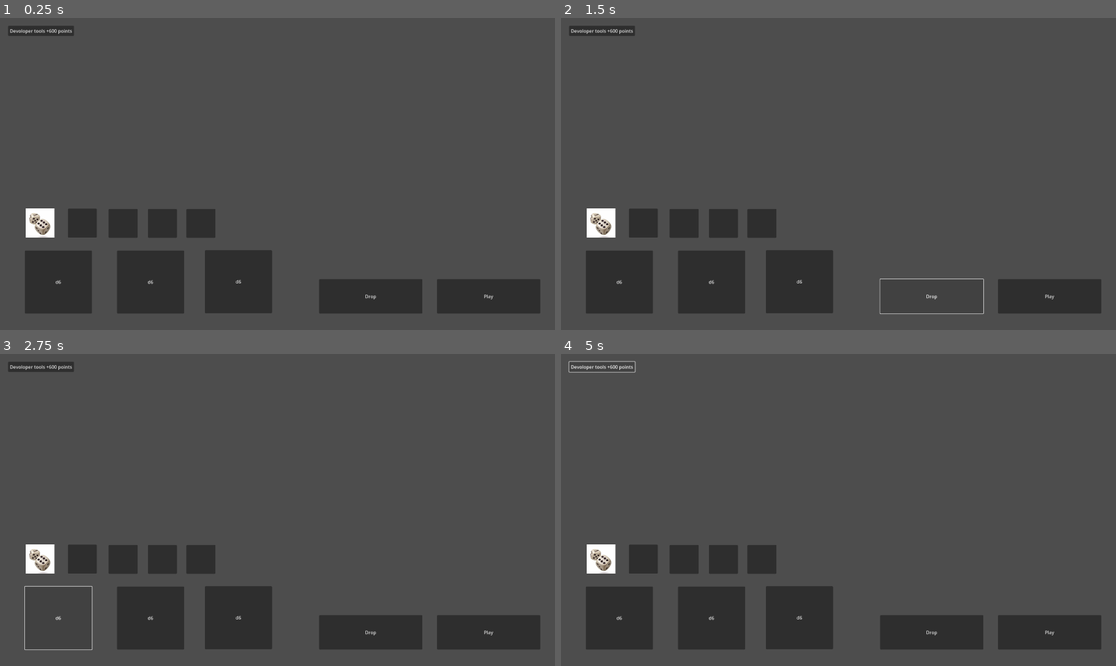
Above: before the commit, frames 1-4 (two rows, left to right).
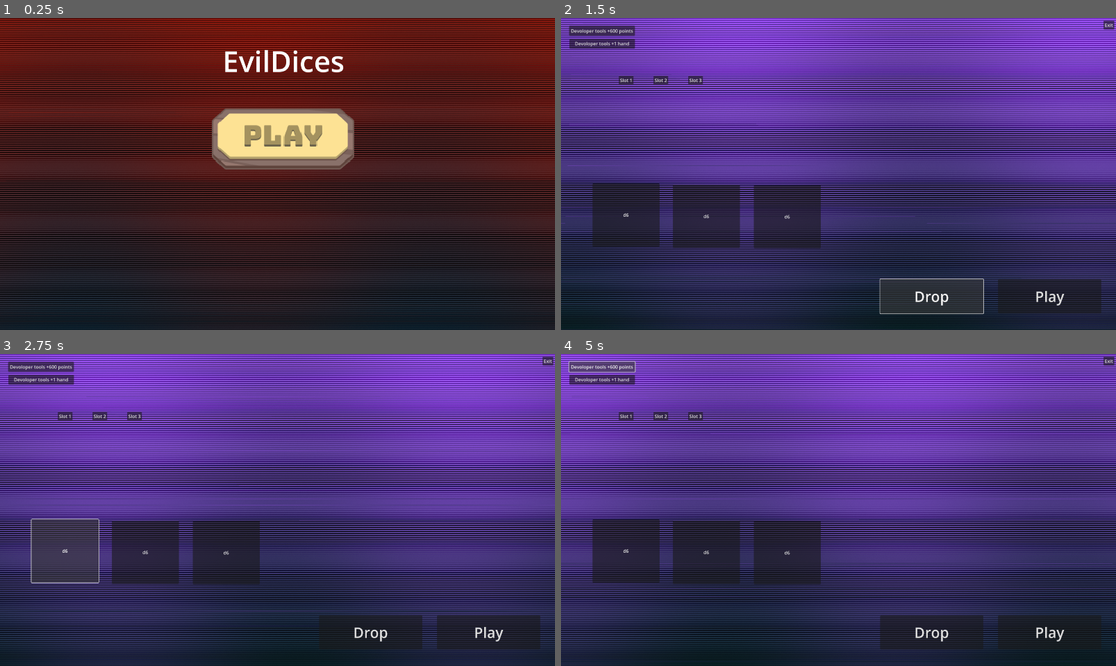
Above: after the commit, the same moments.

Repository: 1WarmKey/EvilDices
Game: Godot game, scene res://Scens/game_menu.tscn
Same seed, same stepped clock (60 frames per second), same inputs: the game is played once before the commit and once after it. Before the commit the project starts from res://game.tscn.
Inputs (mouse positions are in pixels of both pictures, inside the frame that each line leads up to):
- Up to frame 1 (0.25 s): no input
- Up to frame 2 (1.5 s): click (844, 139) at 0.52 s; click "Drop" at 1.25 s
- Up to frame 3 (2.75 s): click "d6" at 2 s
- Up to frame 4 (5 s): click "d6" at 2.75 s; click "d6" at 3.5 s; click "Devoloper tools +600 points" at 4.25 s

The runs differ from the first frame. In frame 1, 91% of the frame differs, in the area x 0-100%, y 0-100%; in frame 2, 94%; in frame 3, 94%; in frame 4, 94%.

Commit message:
Add generation button and theme

Diff:
--- /dev/null
+++ b/Scens/game.tscn
@@ -0,0 +1,120 @@
+[gd_scene load_steps=4 format=3 uid="uid://c1o5v205ixx2t"]
+
+[ext_resource type="Script" uid="uid://ca3s20ddiux8p" path="res://game.gd" id="1_hpuhf"]
+[ext_resource type="Shader" uid="uid://c36j7xh8lcki6" path="res://Scens/game_menu.gdshader" id="2_mdaqq"]
+
+[sub_resource type="ShaderMaterial" id="ShaderMaterial_hpuhf"]
+shader = ExtResource("2_mdaqq")
+shader_parameter/time_speed = 12.0
+shader_parameter/glitch_intensity = 1.0
+shader_parameter/line_thickness = 0.75
+shader_parameter/base_color1 = Color(0.585308, 0.316692, 0.920915, 1)
+shader_parameter/base_color2 = Color(0.0852908, 0.163732, 0.22398, 1)
+shader_parameter/scanline_color = Color(0.728058, 0.816159, 0.867173, 0.08)
+
+[node name="Game" type="Node2D"]
+script = ExtResource("1_hpuhf")
+metadata/_edit_horizontal_guides_ = [1023.0]
+metadata/_edit_vertical_guides_ = [985.0, -1336.0]
+
+[node name="ColorRect" type="ColorRect" parent="."]
+material = SubResource("ShaderMaterial_hpuhf")
+offset_left = -5.0
+offset_top = -28.0
+offset_right = 1945.0
+offset_bottom = 1105.0
+
+[node name="PointsLabel" type="Label" parent="."]
+offset_left = 814.0
+offset_top = 190.0
+offset_right = 1160.0
+offset_bottom = 327.0
+theme_override_font_sizes/font_size = 50
+horizontal_alignment = 1
+vertical_alignment = 1
+text_direction = 3
+
+[node name="FinalLabel" type="Label" parent="."]
+offset_left = 813.0
+offset_top = 406.0
+offset_right = 1159.0
+offset_bottom = 543.0
+theme_override_font_sizes/font_size = 50
+horizontal_alignment = 1
+vertical_alignment = 1
+text_direction = 3
+
+[node name="Button_play" type="Button" parent="."]
+offset_left = 1512.0
+offset_top = 904.0
+offset_right = 1869.0
+offset_bottom = 1023.0
+theme_override_font_sizes/font_size = 50
+text = "Play"
+icon_alignment = 1
+
+[node name="Button_drop" type="Button" parent="."]
+offset_left = 1104.0
+offset_top = 904.0
+offset_right = 1461.0
+offset_bottom = 1023.0
+theme_override_font_sizes/font_size = 50
+text = "Drop"
+icon_alignment = 1
+
+[node name="Button1" type="Button" parent="."]
+offset_left = 109.0
+offset_top = 573.0
+offset_right = 341.0
+offset_bottom = 791.0
+text = "d6"
+
+[node name="Button2" type="Button" parent="."]
+offset_left = 387.0
+offset_top = 578.0
+offset_right = 619.0
+offset_bottom = 796.0
+text = "d6"
+
+[node name="Button3" type="Button" parent="."]
+offset_left = 667.0
+offset_top = 579.0
+offset_right = 899.0
+offset_bottom = 797.0
+text = "d6"
+
+[node name="Devoloper tools" type="Button" parent="."]
+offset_left = 28.0
+offset_top = 27.0
+offset_right = 256.0
+offset_bottom = 62.0
+text = "Devoloper tools +600 points"
+
+[node name="LabelRound" type="Label" parent="."]
+offset_left = 893.0
+offset_top = 61.0
+offset_right = 1079.0
+offset_bottom = 172.0
+theme_override_font_sizes/font_size = 50
+
+[node name="Exit_button" type="Button" parent="."]
+offset_left = 1877.0
+offset_top = 9.0
+offset_right = 1913.0
+offset_bottom = 38.0
+text = "Exit
+"
+
+[node name="Devoloper tools2" type="Button" parent="."]
+offset_left = 29.0
+offset_top = 72.0
+offset_right = 256.0
+offset_bottom = 106.0
+text = "Devoloper tools +1 hand"
+
+[connection signal="pressed" from="Button_play" to="." method="_on_button_play_pressed"]
+[connection signal="pressed" from="Button_drop" to="." method="_on_button_drop_pressed"]
+[connection signal="button_down" from="Button1" to="." method="_on_button_1_button_down"]
+[connection signal="pressed" from="Devoloper tools" to="." method="_on_devoloper_tools_pressed"]
+[connection signal="pressed" from="Exit_button" to="." method="_on_exit_button_pressed"]
+[connection signal="pressed" from="Devoloper tools2" to="." method="_on_devoloper_tools_2_pressed"]
--- /dev/null
+++ b/Scens/game_menu.gdshader
@@ -0,0 +1,39 @@
+shader_type canvas_item;
+
+uniform float time_speed = 0.5;
+uniform float glitch_intensity = 0.015;
+uniform float line_thickness = 3.5;
+
+uniform vec4 base_color1 : source_color = vec4(0.2, 0.3, 0.4, 1.0); // мягкий синий
+uniform vec4 base_color2 : source_color = vec4(0.1, 0.15, 0.2, 1.0); // глубокий фиолет
+uniform vec4 scanline_color : source_color = vec4(0.8, 0.8, 0.8, 0.08); // почти прозрачный белый
+
+float rand(vec2 co) {
+	return fract(sin(dot(co.xy, vec2(12.9898, 78.233))) * 43758.5453);
+}
+
+void fragment() {
+	vec2 uv = UV;
+
+	// мягкое движение фона
+	float wave = sin(uv.y * 10.0 + TIME * time_speed) * 0.02;
+	uv.x += wave;
+
+	// случайные глитчи (резкие сдвиги)
+	float glitch = step(0.98, rand(vec2(TIME * 3.0, uv.y))) * glitch_intensity;
+	uv.x += glitch;
+
+	// основной градиентный фон
+	vec4 col = mix(base_color1, base_color2, uv.y + 0.1 * sin(TIME + uv.x * 10.0));
+
+	// VHS горизонтальные сканлайны
+	float scanline = sin(uv.y * 1000.0) * 0.5 + 0.5;
+	scanline = pow(scanline, 15.0); // усиление контраста
+	col.rgb -= scanline * scanline_color.rgb;
+
+	// лёгкий шум
+	float noise = rand(uv * 50.0 + TIME * 0.5);
+	col.rgb += noise * 0.01;
+
+	COLOR = col;
+}
--- /dev/null
+++ b/Scens/game_menu.tscn
@@ -0,0 +1,53 @@
+[gd_scene load_steps=6 format=3 uid="uid://bthlnmmms048"]
+
+[ext_resource type="Script" uid="uid://dt83s7iup6n1q" path="res://game_menu.gd" id="1_kpbuc"]
+[ext_resource type="Shader" uid="uid://c36j7xh8lcki6" path="res://Scens/game_menu.gdshader" id="2_as202"]
+[ext_resource type="Texture2D" uid="uid://u25dp4x6ht6v" path="res://Assets/Default.png" id="3_k08yp"]
+[ext_resource type="Texture2D" uid="uid://c7mmgtogprqks" path="res://Assets/Hover.png" id="4_f846e"]
+
+[sub_resource type="ShaderMaterial" id="ShaderMaterial_fpgih"]
+shader = ExtResource("2_as202")
+shader_parameter/time_speed = 12.0
+shader_parameter/glitch_intensity = 1.0
+shader_parameter/line_thickness = 0.75
+shader_parameter/base_color1 = Color(0.528441, 0.112665, 0.0709756, 1)
+shader_parameter/base_color2 = Color(0.1, 0.15, 0.2, 1)
+shader_parameter/scanline_color = Color(0.728058, 0.816159, 0.867173, 0.08)
+
+[node name="Game_menu" type="Node2D"]
+script = ExtResource("1_kpbuc")
+
+[node name="ColorRect" type="ColorRect" parent="."]
+material = SubResource("ShaderMaterial_fpgih")
+offset_left = -5.0
+offset_top = -28.0
+offset_right = 1945.0
+offset_bottom = 1105.0
+
+[node name="Label" type="Label" parent="."]
+anchors_preset = 5
+anchor_left = 0.5
+anchor_right = 0.5
+offset_left = 618.0
+offset_top = 80.0
+offset_right = 1345.0
+offset_bottom = 184.0
+grow_horizontal = 2
+size_flags_horizontal = 4
+size_flags_vertical = 1
+theme_override_font_sizes/font_size = 100
+text = "EvilDices"
+horizontal_alignment = 1
+vertical_alignment = 1
+
+[node name="TextureButton" type="TextureButton" parent="."]
+texture_filter = 3
+offset_left = 733.0
+offset_top = 251.0
+offset_right = 1225.0
+offset_bottom = 587.0
+texture_normal = ExtResource("3_k08yp")
+texture_hover = ExtResource("4_f846e")
+stretch_mode = 5
+
+[connection signal="pressed" from="TextureButton" to="." method="_on_texture_button_pressed"]
--- a/game.gd
+++ b/game.gd
@@ -10,6 +10,10 @@
 var round := 0
 #Номер финального раунда
 var final_round := 20
+#Количсетво рук
+var hand_point := 3
+var previous_hand_point := 0
+var button_container : Node2D
 
 #Словарь с кубиками
 var dcie_dict := {
@@ -47,11 +51,14 @@
 		return
 
 	for id in pressed_buttons:
-		var roll = dices(6)
+		var roll = dices(6) # сюда должна передоваться сторна кубика
 		points += roll
 		print("Кубик ", id, " выдал:", roll, " очков!")
 	$PointsLabel.text = "Очки: %d" % points + " из 666"
 	print("Итого очков:", points)
+
+
+
 
 
 #Выборка всех кнопок
@@ -59,6 +66,8 @@
 	$Button1.pressed.connect(Callable(self, "_on_button_pressed").bind(1))
 	$Button2.pressed.connect(Callable(self, "_on_button_pressed").bind(2))
 	$Button3.pressed.connect(Callable(self, "_on_button_pressed").bind(3))
+	button_container = Node2D.new()
+	add_child(button_container)
 
 
 #Вжатие кнопок и добавление в массив
@@ -92,3 +101,33 @@
 
 func _on_devoloper_tools_pressed() -> void:
 	points =+ 600
+
+func _on_devoloper_tools_2_pressed() -> void:
+	hand_point += 1
+	print("Теперь hand_point:", hand_point)
+
+
+#Плохая практика, процеес выполняется без прерывно проверя увеличилась ли рука нужно будет сделать что бы только если руку увеличило проверялось
+func _process(_delta):
+	if hand_point > previous_hand_point:
+		for i in range(previous_hand_point, hand_point):
+			spawn_button(i)
+		previous_hand_point = hand_point
+
+func spawn_button(index: int):
+	var btn := Button.new()
+	btn.text = "Slot %d" % (index + 1)
+	btn.position = Vector2(200 + index * 120, 200)
+	btn.pressed.connect(func():
+		_on_dynamic_button_pressed(index)
+		)
+	button_container.add_child(btn)
+
+func _on_dynamic_button_pressed(index):
+	print("Нажата кнопка №%d" % (index + 1))
+
+
+func _on_exit_button_pressed() -> void:
+	print("Yes")
+	var menuScene = load("res://Scens/game_menu.tscn")
+	get_tree().change_scene_to_packed(menuScene)
--- a/game.tscn
+++ /dev/null
@@ -1,118 +0,0 @@
-[gd_scene load_steps=4 format=3 uid="uid://c1o5v205ixx2t"]
-
-[ext_resource type="Script" uid="uid://ca3s20ddiux8p" path="res://game.gd" id="1_80nbo"]
-[ext_resource type="PackedScene" path="res://texture_rect.tscn" id="2_fc0e3"]
-[ext_resource type="Texture2D" uid="uid://cn1ric8te6wft" path="res://Assets/d6.png" id="2_feb5d"]
-
-[node name="Game" type="Node2D"]
-script = ExtResource("1_80nbo")
-metadata/_edit_horizontal_guides_ = [1023.0]
-metadata/_edit_vertical_guides_ = [985.0, -1336.0]
-
-[node name="PointsLabel" type="Label" parent="."]
-offset_left = 817.0
-offset_top = 205.0
-offset_right = 1163.0
-offset_bottom = 342.0
-horizontal_alignment = 1
-vertical_alignment = 1
-text_direction = 3
-
-[node name="FinalLabel" type="Label" parent="."]
-offset_left = 813.0
-offset_top = 399.0
-offset_right = 1159.0
-offset_bottom = 536.0
-horizontal_alignment = 1
-vertical_alignment = 1
-text_direction = 3
-
-[node name="HBoxContainer" type="HBoxContainer" parent="."]
-offset_right = 41.0
-offset_bottom = 40.0
-
-[node name="Button_play" type="Button" parent="."]
-offset_left = 1512.0
-offset_top = 904.0
-offset_right = 1869.0
-offset_bottom = 1023.0
-text = "Play"
-icon_alignment = 1
-
-[node name="Button_drop" type="Button" parent="."]
-offset_left = 1104.0
-offset_top = 904.0
-offset_right = 1461.0
-offset_bottom = 1023.0
-text = "Drop"
-icon_alignment = 1
-
-[node name="Button1" type="Button" parent="."]
-offset_left = 86.0
-offset_top = 805.0
-offset_right = 318.0
-offset_bottom = 1023.0
-text = "d6"
-
-[node name="Button2" type="Button" parent="."]
-offset_left = 405.0
-offset_top = 805.0
-offset_right = 637.0
-offset_bottom = 1023.0
-text = "d6"
-
-[node name="Button3" type="Button" parent="."]
-offset_left = 709.0
-offset_top = 804.0
-offset_right = 941.0
-offset_bottom = 1022.0
-text = "d6"
-
-[node name="Devoloper tools" type="Button" parent="."]
-offset_left = 28.0
-offset_top = 27.0
-offset_right = 256.0
-offset_bottom = 62.0
-text = "Devoloper tools +600 points"
-
-[node name="LabelRound" type="Label" parent="."]
-offset_left = 893.0
-offset_top = 61.0
-offset_right = 1079.0
-offset_bottom = 172.0
-
-[node name="TextureRect" parent="." instance=ExtResource("2_fc0e3")]
-offset_left = 89.0
-offset_top = 660.0
-offset_right = 189.0
-offset_bottom = 760.0
-texture = ExtResource("2_feb5d")
-
-[node name="TextureRect2" parent="." instance=ExtResource("2_fc0e3")]
-offset_left = 235.0
-offset_top = 660.0
-offset_right = 335.0
-offset_bottom = 760.0
-
-[node name="TextureRect3" parent="." instance=ExtResource("2_fc0e3")]
-offset_left = 376.0
-offset_top = 661.0
-offset_right = 476.0
-offset_bottom = 761.0
-
-[node name="TextureRect4" parent="." instance=ExtResource("2_fc0e3")]
-offset_left = 512.0
-offset_top = 661.0
-offset_right = 612.0
-offset_bottom = 761.0
-
-[node name="TextureRect5" parent="." instance=ExtResource("2_fc0e3")]
-offset_left = 645.0
-offset_top = 661.0
-offset_right = 745.0
-offset_bottom = 761.0
-
-[connection signal="pressed" from="Button_play" to="." method="_on_button_play_pressed"]
-[connection signal="pressed" from="Button_drop" to="." method="_on_button_drop_pressed"]
-[connection signal="button_down" from="Button1" to="." method="_on_button_1_button_down"]
-[connection signal="pressed" from="Devoloper tools" to="." method="_on_devoloper_tools_pressed"]
--- /dev/null
+++ b/game_menu.gd
@@ -0,0 +1,6 @@
+extends Node2D
+
+
+func _on_texture_button_pressed() -> void:
+	var mainScene =  load("res://Scens/game.tscn")
+	get_tree().change_scene_to_packed(mainScene)
--- a/project.godot
+++ b/project.godot
@@ -11,7 +11,7 @@
 [application]
 
 config/name="EvilDices"
-run/main_scene="uid://c1o5v205ixx2t"
+run/main_scene="uid://bthlnmmms048"
 config/features=PackedStringArray("4.4", "GL Compatibility")
 config/icon="res://icon.svg"
 
Binary file added: Assets/Default.png
Not shown, added: Assets/Default.png.import
Binary file added: Assets/Hover.png
Not shown, added: Assets/Hover.png.import
Not shown, added: Scens/game_menu.gdshader.uid
Renamed: texture_rect.tscn -> Scens/texture_rect.tscn
Not shown, added: game_menu.gd.uid
